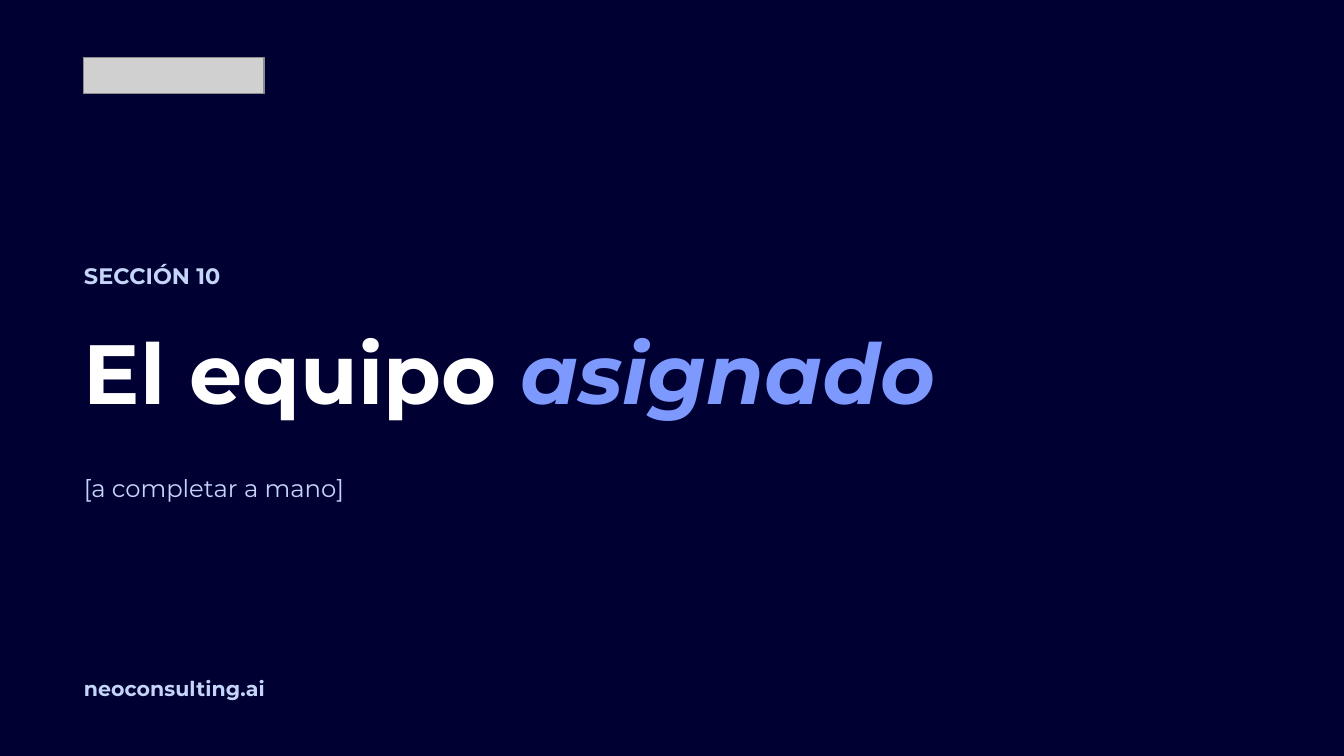
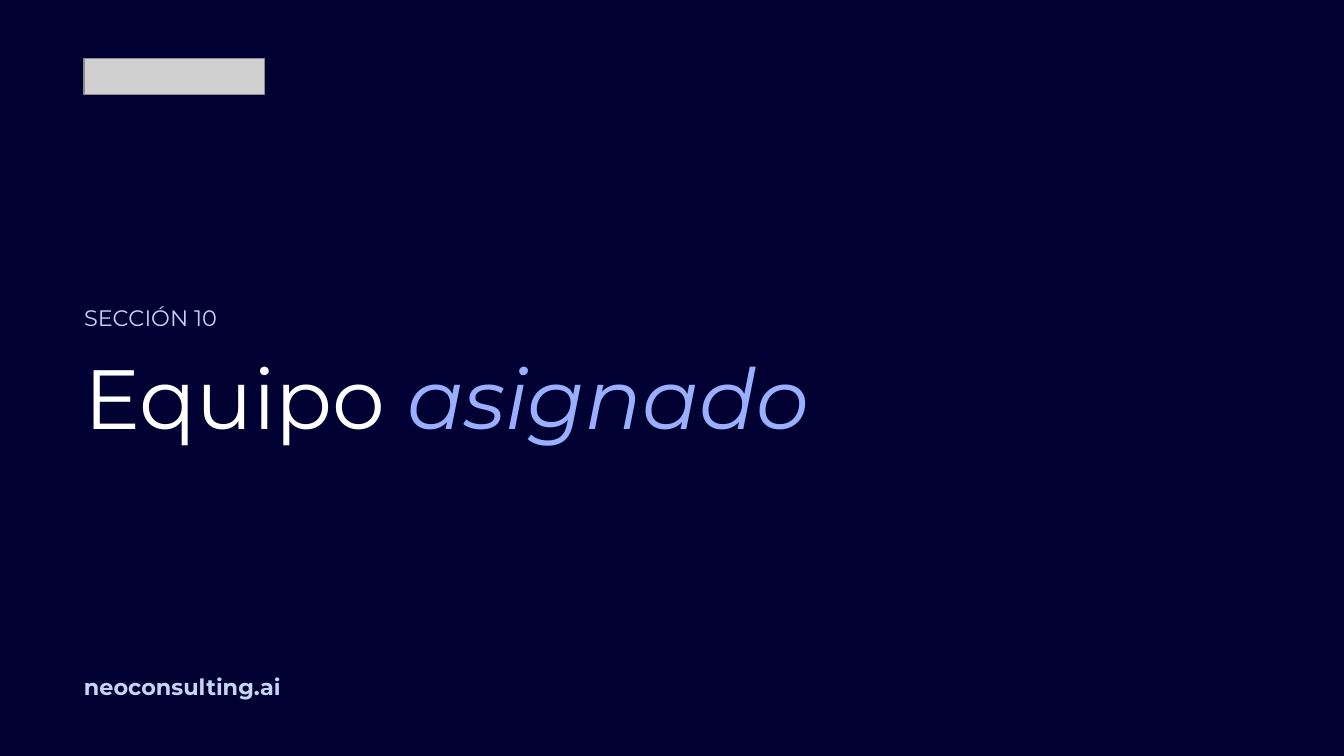
Before and after one commit to miguelchumacero/plantilla-base-deck, a slide deck: slide 33 of plantilla-base.pptx (slide 34 before the commit). Drawn at 1344x756 pixels with LibreOffice and Linux fonts; fonts in the diff are those of the drawing; grey boxes stand for pictures; background and template pictures are left out. Boxes give left, top, right and bottom in pixels: in the first picture for what was removed or moved away, otherwise in the second. Text is boxed around its words. In the diff, an @@ line names an element or a change of style, - is before the commit and + after.

```diff
--- a/plantilla-base.pptx
+++ b/plantilla-base.pptx
@@ text "SECCIÓN 10": place and size @@
-text "SECCIÓN 10" at [84, 264, 220, 285]
+text "SECCIÓN 10" at [84, 306, 217, 326]
@@ text "SECCIÓN 10" at [84, 306, 217, 326]: bold off; vertical alignment middle to top @@
@@ text "Equipo asignado" at [84, 366, 809, 446]: vertical alignment middle to top @@
@@ text at [84, 366, 809, 446]: text changed; text colour #FFFFFF to #9AAFFE; bold off; italic on @@
-El equipo asignado
+Equipo asignado
@@ text removed at [84, 479, 344, 502] @@
-[a completar a mano]
@@ text "neoconsulting.ai" at [84, 677, 281, 700]: size 11 to 12 pt; vertical alignment middle to top @@
```
Also in this commit, not shown: 32 other slides changed, 5 slides added, 8 slides removed, 2 other files.
